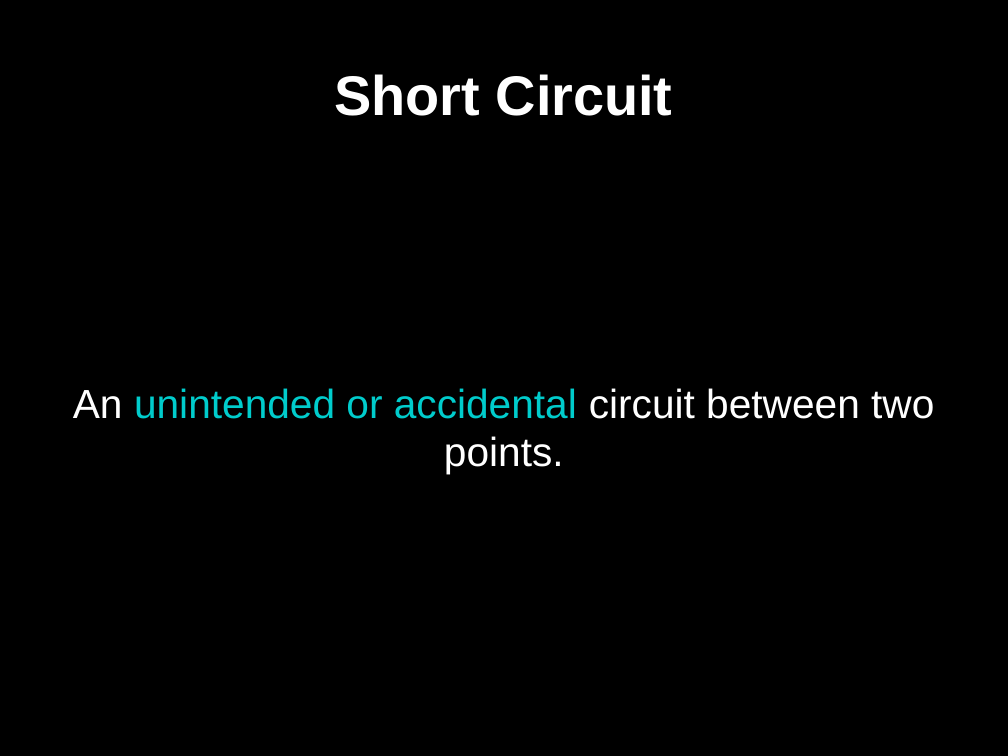
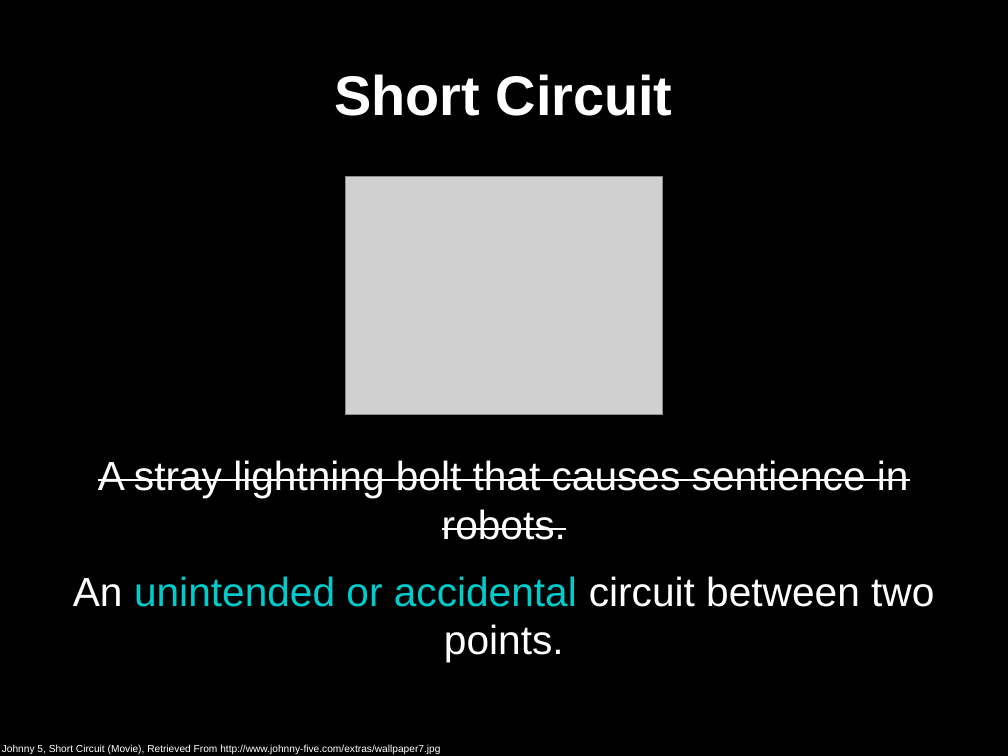
Before and after one commit to gaudeon/rpi_gpio_overview, a slide deck: slide 16 of slides/RPi GPIO Overview.odp (slide 15 before the commit). Drawn at 1008x756 pixels with LibreOffice and Linux fonts; fonts in the diff are those of the drawing; grey boxes stand for pictures. Boxes give left, top, right and bottom in pixels: in the first picture for what was removed or moved away, otherwise in the second. Text is boxed around its words. In the diff, an @@ line names an element or a change of style, - is before the commit and + after.

```diff
--- a/slides/RPi GPIO Overview.odp
+++ b/slides/RPi GPIO Overview.odp
@@ picture added at box(345, 177, 662, 415) @@
@@ text "A stray lightning bolt that ...": place and size @@
-text "A stray lightning bolt that ..." at box(73, 388, 934, 474)
+text "A stray lightning bolt that ..." at box(73, 460, 934, 662)
@@ text at box(98, 460, 909, 540): paragraph added @@
+A stray lightning bolt that causes sentience in robots.
@@ text at box(73, 576, 934, 662): more space between paragraphs @@
@@ text added at box(2, 745, 440, 754), 8 pt, text #FFFFFF @@
+Johnny 5, Short Circuit (Movie), Retrieved From http://www.johnny-five.com/extras/wallpaper7.jpg
```
Also in this commit, not shown: 44 other slides changed, 3 slides added, 8 slides removed.
